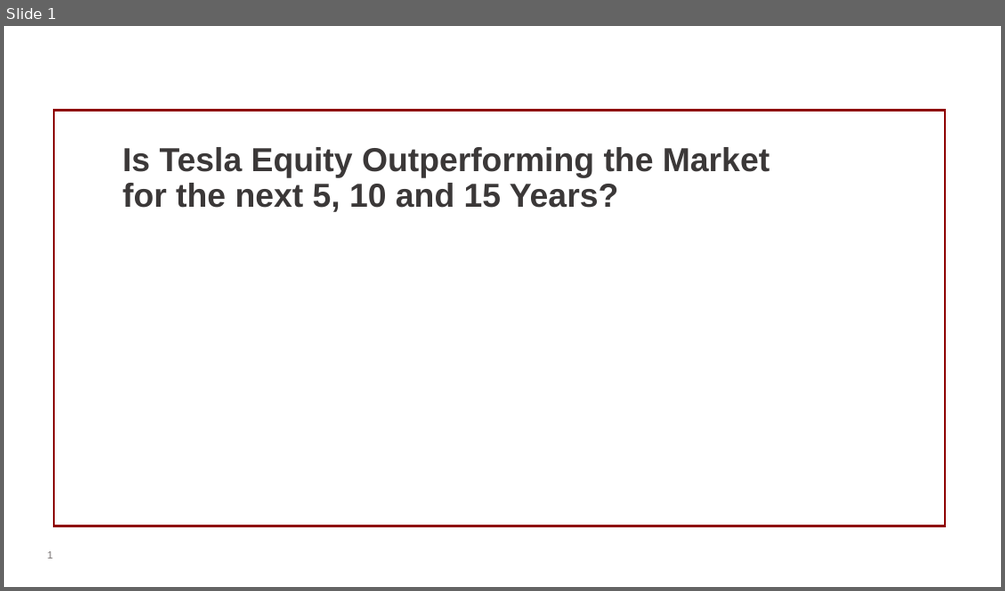
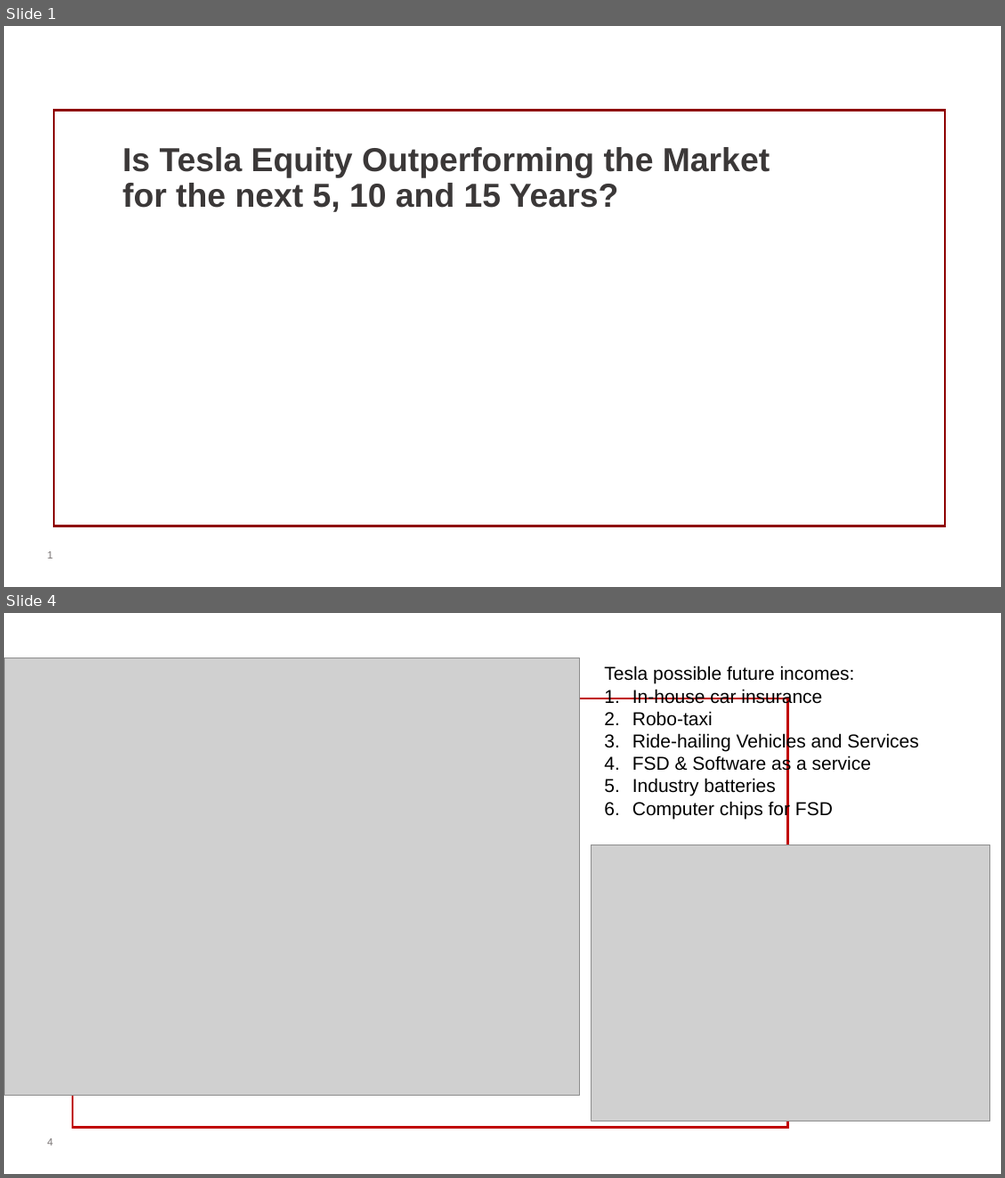
Before and after one commit to shonaqvi/Your-Next-Investment-, a slide deck: Slide_Template/TSLA deck.pptx. Shown one above the other, each under a label of ours: slide 1 before the commit, slides 1 and 4 after it; the slides between them are not shown. The pictures are 1005x591 and 1005x1178 pixels, drawn with LibreOffice and Linux fonts; fonts in the diff are those of the drawing; grey boxes stand for pictures; background and template pictures are left out. Boxes give left, top, right and bottom in pixels: in the first picture for what was removed or moved away, otherwise in the second. Text is boxed around its words. In the diff, an @@ line names an element or a change of style, - is before the commit and + after.

```diff
--- a/Slide_Template/TSLA deck.pptx
+++ b/Slide_Template/TSLA deck.pptx
@@ slide 4 added at box(4, 613, 1001, 1174), background picture (left out) @@
@@ picture added at box(4, 657, 580, 1094) @@
@@ text added at box(604, 666, 918, 819), 18 pt, text #000000 @@
+Tesla possible future incomes:
+1. In-house car insurance
+2. Robo-taxi
+3. Ride-hailing Vehicles and Services
+4. FSD & Software as a service
+5. Industry batteries
+6. Computer chips for FSD
@@ rectangle added at box(73, 698, 788, 1127), outline #C00000 2.25 pt @@
@@ picture added at box(591, 844, 990, 1121) @@
@@ page number added at box(48, 1138, 53, 1145), 10 pt, text #767171 @@
+4
```
Also in this commit, not shown: 3 slides changed, 8 other slides added, 6 slides removed, 8 other files.
